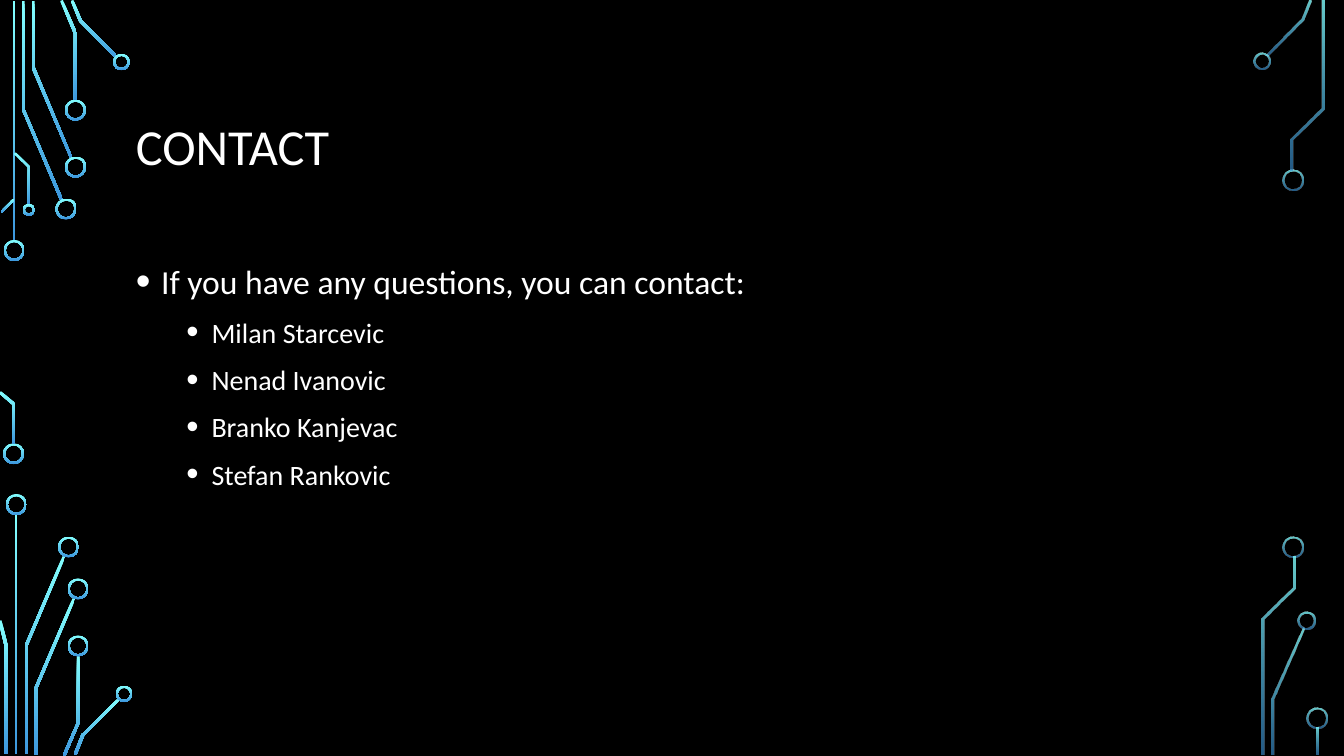
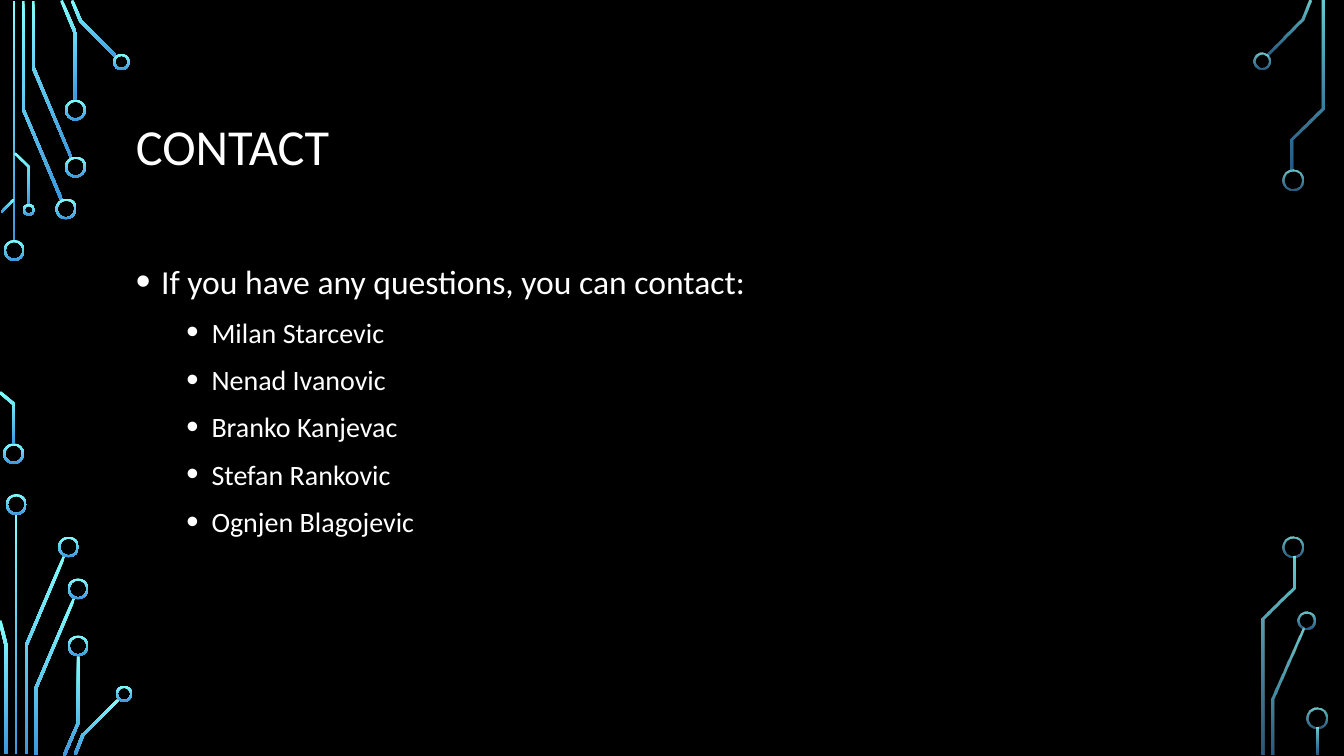
Before and after one commit to Zuehlke/security-onboarding, a slide deck: slide 7 of security/00-Introduction/Introduction.pptx. Drawn at 1344x756 pixels with LibreOffice and Linux fonts; fonts in the diff are those of the drawing; background and template pictures are left out. Boxes give left, top, right and bottom in pixels: in the first picture for what was removed or moved away, otherwise in the second. Text is boxed around its words. In the diff, an @@ line names an element or a change of style, - is before the commit and + after.

Commit message:
Added ogbl to security curriculum

```diff
--- a/security/00-Introduction/Introduction.pptx
+++ b/security/00-Introduction/Introduction.pptx
@@ text at <box>212,512,414,537</box>: paragraph added @@
+  • Ognjen Blagojevic
```
